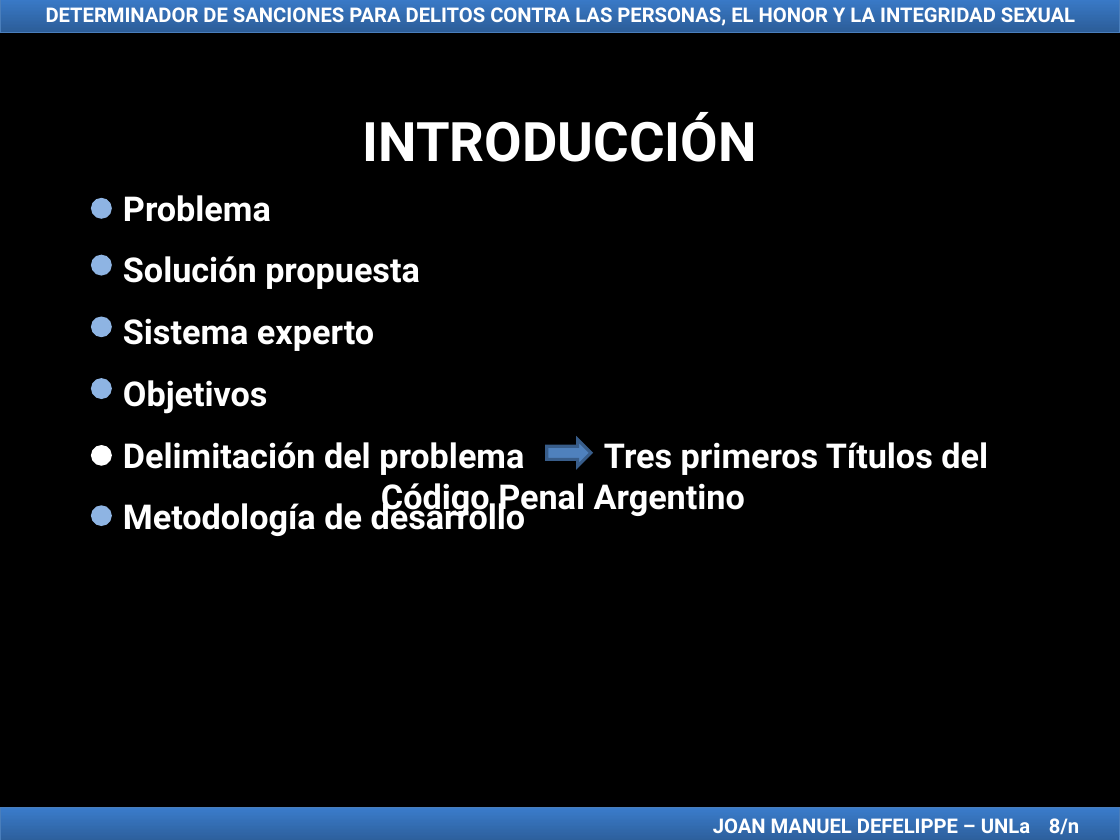
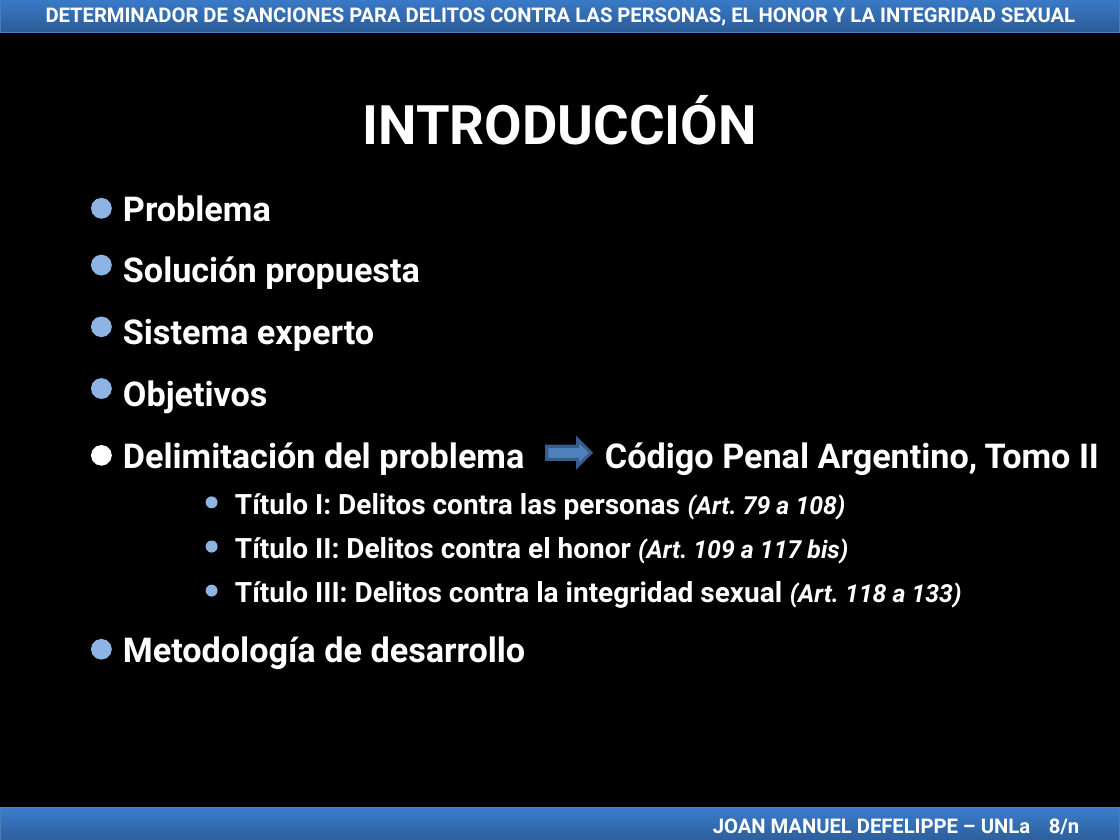
Before and after one commit to jmdefelippe/TFI_LicenciaturaEnSistemas, a slide deck: slide 8 of TFI Presentación Joan Manuel Defelippe.ppt. Drawn at 1120x840 pixels with LibreOffice and Linux fonts; fonts in the diff are those of the drawing. Boxes give left, top, right and bottom in pixels: in the first picture for what was removed or moved away, otherwise in the second. Text is boxed around its words. In the diff, an @@ line names an element or a change of style, - is before the commit and + after.

```diff
--- a/TFI Presentación Joan Manuel Defelippe.ppt
+++ b/TFI Presentación Joan Manuel Defelippe.ppt
@@ text "INTRODUCCIÓN": place and size @@
-text "INTRODUCCIÓN" at [363,112,757,162]
+text "INTRODUCCIÓN" at [363,95,757,145]
@@ text at [123,442,1099,475]: text changed @@
-Delimitación del problema Tres primeros Títulos del Código Penal Argentino
+Delimitación del problema Código Penal Argentino, Tomo II
@@ ellipse added at [207,498,216,507], fill #8EB4E3, outline #8EB4E3 2.01 pt @@
@@ text added at [235,493,846,520], 18 pt, text #FFFFFF, bold @@
+Título I: Delitos contra las personas (Art. 79 a 108)
@@ text added at [235,537,848,564], 18 pt, text #FFFFFF, bold @@
+Título II: Delitos contra el honor (Art. 109 a 117 bis)
@@ ellipse added at [207,542,216,551], fill #8EB4E3, outline #8EB4E3 2.01 pt @@
@@ ellipse added at [207,586,216,595], fill #8EB4E3, outline #8EB4E3 2.01 pt @@
@@ text added at [235,581,962,608], 18 pt, text #FFFFFF, bold @@
+Título III: Delitos contra la integridad sexual (Art. 118 a 133)
@@ text "Metodología de desarrollo" rewrapped from [123,497,526,536] to [123,636,526,669] @@
@@ ellipse: place and size @@
-ellipse at [93,507,111,525]
+ellipse at [93,641,111,659]
```
Also in this commit, not shown: 14 other slides changed, 30 slides added.
